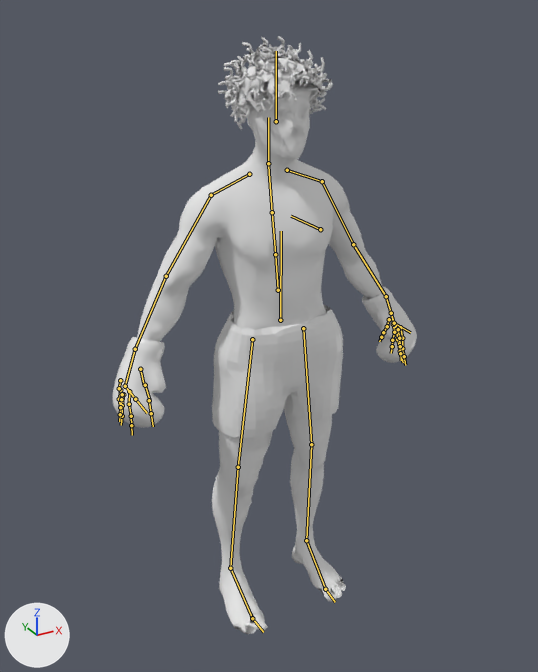
The FBX model Assets/Models/Boxer/Boxer.fbx as it was, and as the next commit left it.
Before and after are seen from a camera (50 mm lens) standing at (-1.147, -2.014, 2.108) and looking at (-0.052, -0.024, 1.113). The axes (+X, +Y, +Z) are drawn at lower left. The lights are the same throughout. The picture after the commit comes second. The bones that change, and the others that lie on the model, are drawn over the model as lines.

Objects in the first picture: 'FinalBaseMesh.001'.
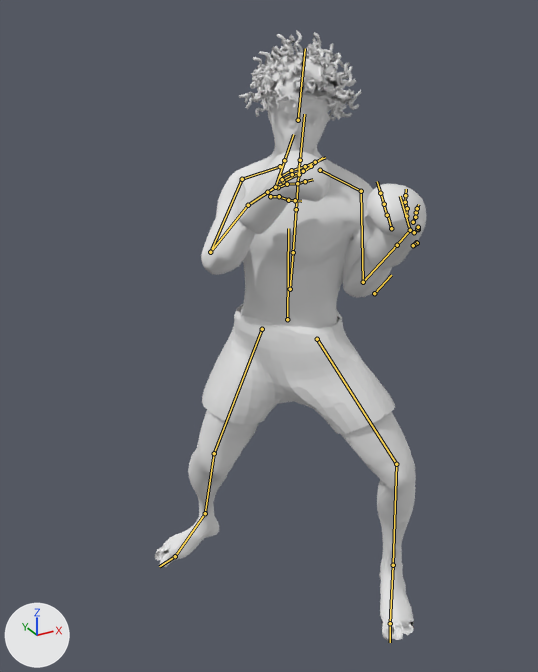
The newer file adds an action. The first version stands in its rest pose; the second is drawn at frame 10 of the action 'Armature.001|Armature.WalkForward'.

Where the change shows, as pixel boxes (x1, y1, x2, y2) in the pictures (538 x 672 px):
'FinalBaseMesh.001', posed (10% narrower)
    before: (113, 36, 417, 634)
    after: (154, 30, 426, 641)
bone 'mixamorig:Hips', root to tip
    before: (280, 320) to (281, 231)
    after: (287, 319) to (288, 228)
bone 'mixamorig:Neck', root to tip
    before: (268, 163) to (268, 117)
    after: (300, 160) to (304, 114)
bone 'mixamorig:Head', root to tip
    before: (276, 121) to (276, 51)
    after: (298, 120) to (305, 48)
bone 'mixamorig:LeftArm', root to tip
    before: (322, 181) to (353, 244)
    after: (361, 191) to (363, 282)
bone 'mixamorig:LeftForeArm', root to tip
    before: (353, 244) to (386, 296)
    after: (363, 282) to (397, 245)
bone 'mixamorig:RightArm', root to tip
    before: (211, 195) to (166, 276)
    after: (242, 179) to (210, 252)
bone 'mixamorig:RightForeArm', root to tip
    before: (166, 276) to (135, 349)
    after: (210, 252) to (248, 205)
bone 'mixamorig:LeftUpLeg', root to tip
    before: (303, 328) to (311, 444)
    after: (317, 339) to (396, 464)
bone 'mixamorig:LeftLeg', root to tip
    before: (311, 444) to (306, 540)
    after: (396, 464) to (393, 565)
bone 'mixamorig:RightUpLeg', root to tip
    before: (252, 339) to (238, 467)
    after: (262, 329) to (214, 453)
bone 'mixamorig:RightLeg', root to tip
    before: (238, 467) to (230, 568)
    after: (214, 453) to (205, 513)
bone 'mixamorig:LeftLegIK', root to tip
    before: (306, 540) to (306, 540)
    after: (393, 565) to (393, 564)
bone 'mixamorig:RightLegIK', root to tip
    before: (230, 568) to (230, 568)
    after: (205, 513) to (205, 513)

The edits, one by one:
Bone 'mixamorig:Hips' (bone_mixamorig_hips) moves from (0.0, 0.0, 0.0) to (0.0, 0.19, 0.49).
Bone 'mixamorig:Hips' (bone_mixamorig_hips) turns from (0, 0, 0) to (0, -54, 0) degrees about its own x, y and z.
Bone 'mixamorig:Neck' (bone_mixamorig_neck) turns from (0, 0, 0) to (5, 0, -7) degrees about its own x, y and z.
Bone 'mixamorig:Head' (bone_mixamorig_head) turns from (0, 0, 0) to (0, 27, 0) degrees about its own x, y and z.
Bone 'mixamorig:LeftArm' (bone_mixamorig_leftarm) turns from (0, 0, 0) to (40, -44, -23) degrees about its own x, y and z.
Bone 'mixamorig:LeftForeArm' (bone_mixamorig_leftforearm) turns from (0, 0, 0) to (-4, 6, 117) degrees about its own x, y and z.
Bone 'mixamorig:RightArm' (bone_mixamorig_rightarm) turns from (0, 0, 0) to (16, -17, -66) degrees about its own x, y and z.
Bone 'mixamorig:RightForeArm' (bone_mixamorig_rightforearm) turns from (0, 0, 0) to (-4, -4, -91) degrees about its own x, y and z.
Bone 'mixamorig:LeftUpLeg' (bone_mixamorig_leftupleg) turns from (0, 0, 0) to (3, -24, 30) degrees about its own x, y and z.
Bone 'mixamorig:LeftLeg' (bone_mixamorig_leftleg) turns from (0, 0, 0) to (-20, -4, -25) degrees about its own x, y and z.
Bone 'mixamorig:RightUpLeg' (bone_mixamorig_rightupleg) turns from (0, 0, 0) to (25, -50, -30) degrees about its own x, y and z.
Bone 'mixamorig:RightLeg' (bone_mixamorig_rightleg) turns from (0, 0, 0) to (-19, 4, 22) degrees about its own x, y and z.
Bone 'mixamorig:LeftLegIK' (bone_mixamorig_leftlegik) moves from (0.0, 0.0, 0.0) to (-1.35, -3.67, -1.83).
Bone 'mixamorig:LeftLegIK' (bone_mixamorig_leftlegik) turns from (0, 0, 0) to (-8, -6, 34) degrees about its own x, y and z.
Bone 'mixamorig:RightLegIK' (bone_mixamorig_rightlegik) moves from (0.0, 0.0, 0.0) to (0.03, 2.45, -0.63).
Bone 'mixamorig:RightLegIK' (bone_mixamorig_rightlegik) turns from (0, 0, 0) to (-10, -8, 76) degrees about its own x, y and z.
